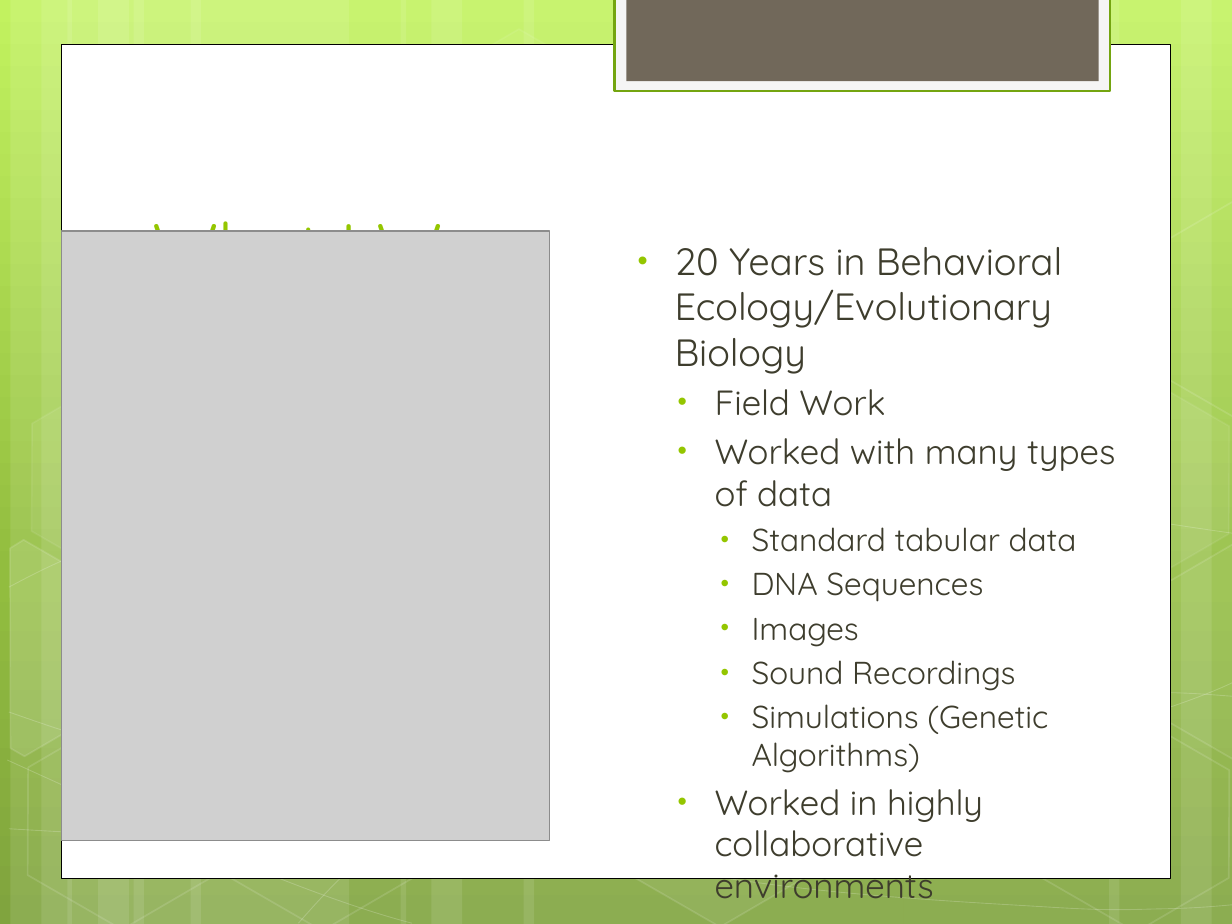
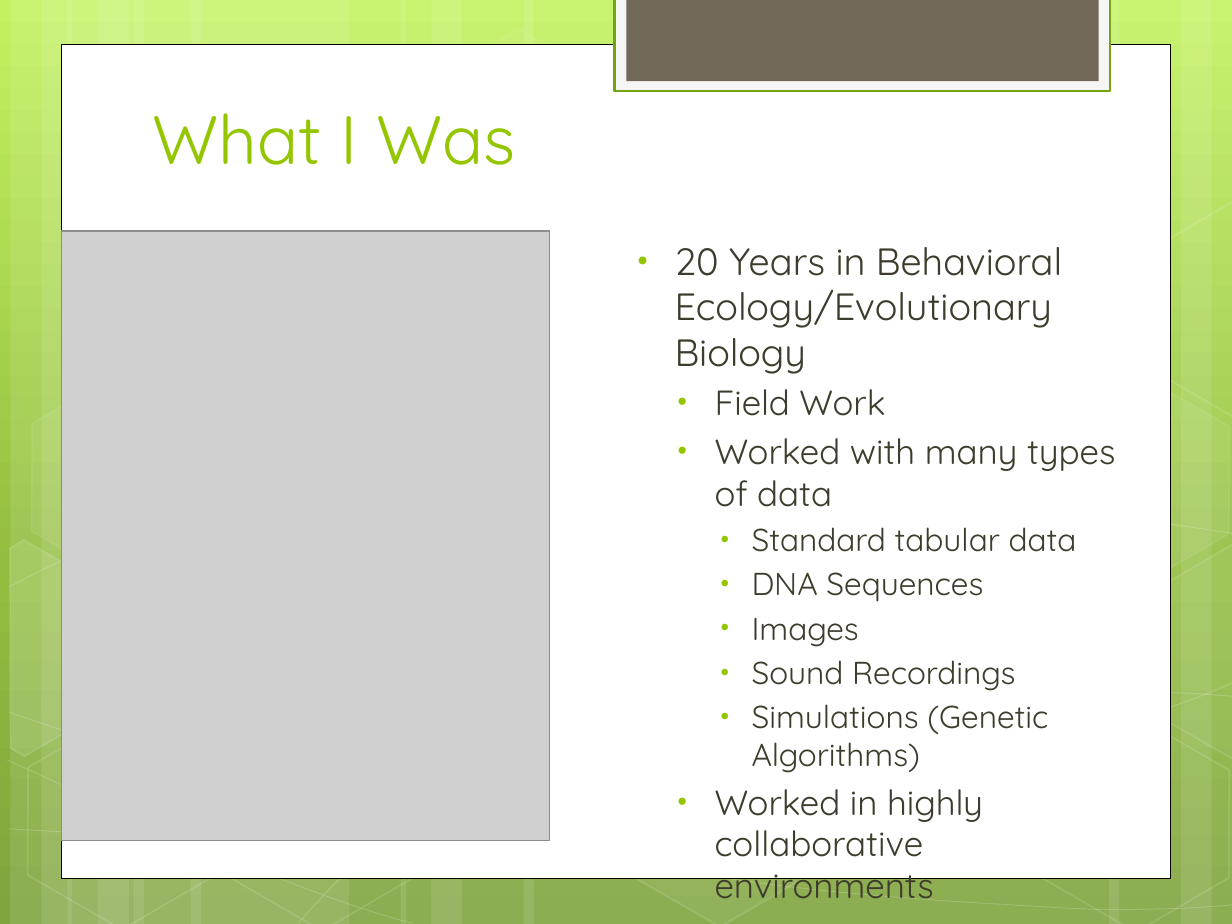
Before and after one commit to zoechao/teaching, a slide deck: slide 4 of maryland-lecture.pptx. Drawn at 1232x924 pixels with LibreOffice and Linux fonts; fonts in the diff are those of the drawing; grey boxes stand for pictures. Boxes give left, top, right and bottom in pixels: in the first picture for what was removed or moved away, otherwise in the second. Text is boxed around its words. In the diff, an @@ line names an element or a change of style, - is before the commit and + after.

```diff
--- a/maryland-lecture.pptx
+++ b/maryland-lecture.pptx
@@ title "What I Was" rewrapped from (153,202,516,232) to (153,113,516,165) @@
```
Also in this commit, not shown: 1 other slide changed.
